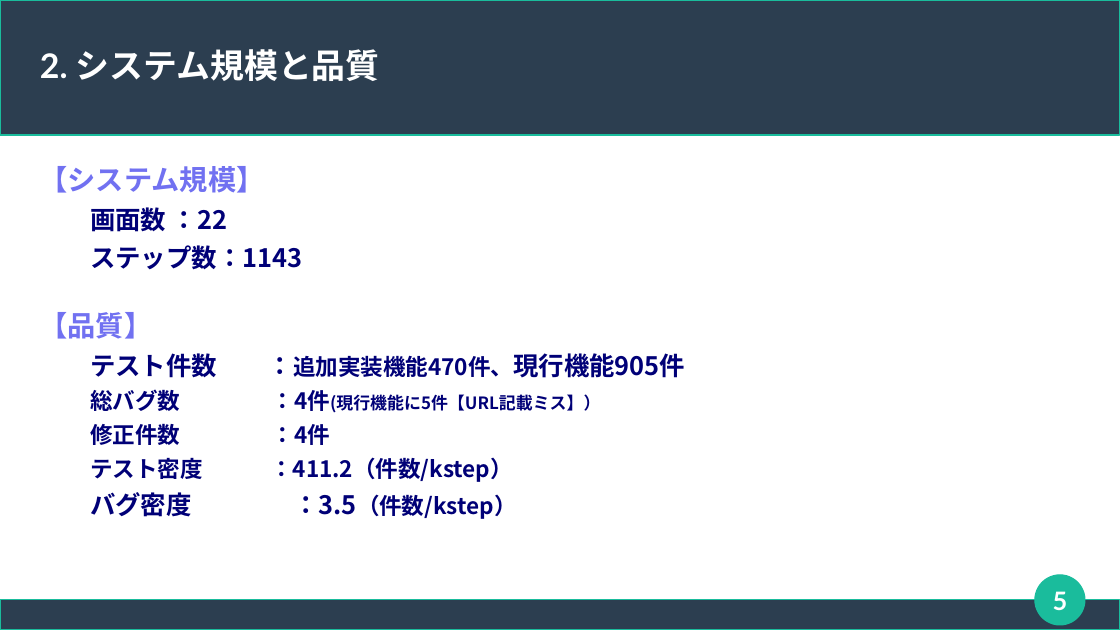
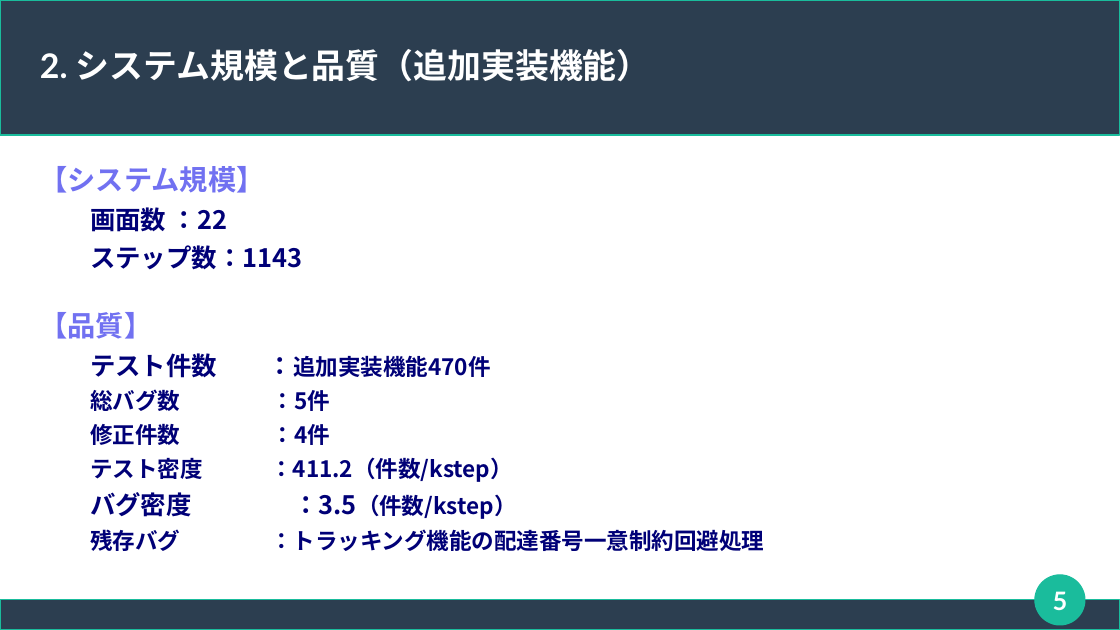
Before and after one commit to connk95/Shared-Shop, a slide deck: slide 5 of TeamUzawa_Sharing_ProjectFile/発表用スライド_チーム鵜澤.odp. Drawn at 1120x630 pixels with LibreOffice and Linux fonts; fonts in the diff are those of the drawing. Boxes give left, top, right and bottom in pixels: in the first picture for what was removed or moved away, otherwise in the second. Text is boxed around its words. In the diff, an @@ line names an element or a change of style, - is before the commit and + after.

```diff
--- a/TeamUzawa_Sharing_ProjectFile/発表用スライド_チーム鵜澤.odp
+++ b/TeamUzawa_Sharing_ProjectFile/発表用スライド_チーム鵜澤.odp
@@ title at [40, 49, 651, 82]: text changed @@
-2. システム規模と品質
+2. システム規模と品質（追加実装機能）
@@ text at [90, 353, 491, 411]: text changed @@
-テスト件数 ：追加実装機能470件、現行機能905件
-総バグ数 ：4件(現行機能に5件【URL記載ミス】）
+テスト件数 ：追加実装機能470件
+総バグ数 ：5件
@@ text at [90, 529, 764, 551]: paragraph added @@
+残存バグ ：トラッキング機能の配達番号一意制約回避処理
```
Also in this commit, not shown: 13 other slides changed, 1 slide removed.
